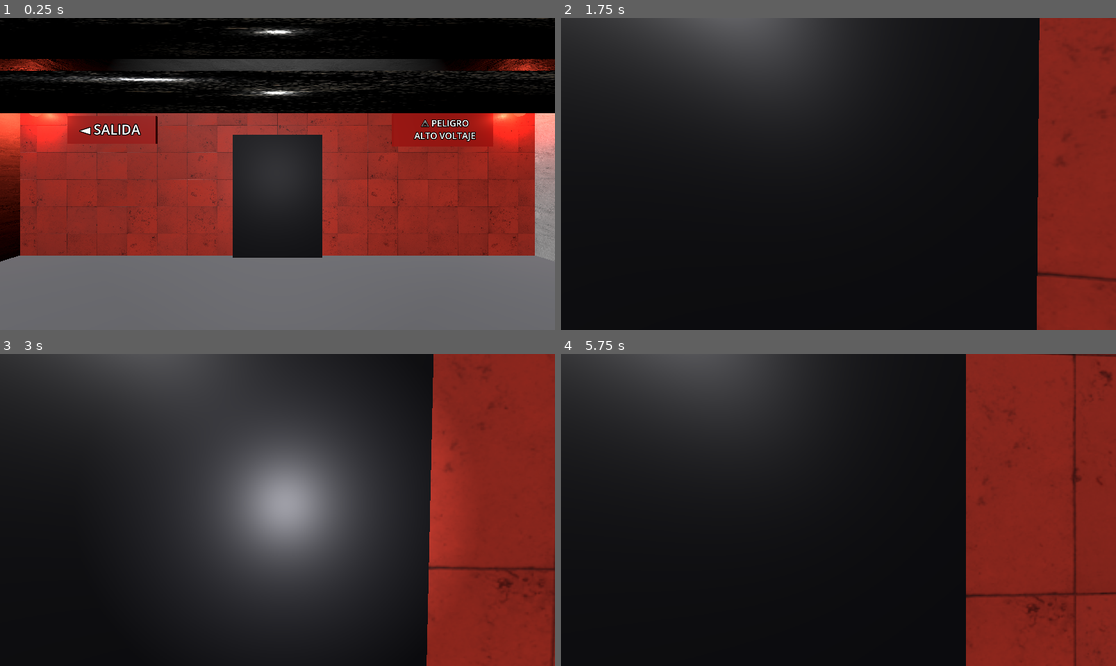
Above: before the commit, frames 1-4 (two rows, left to right).
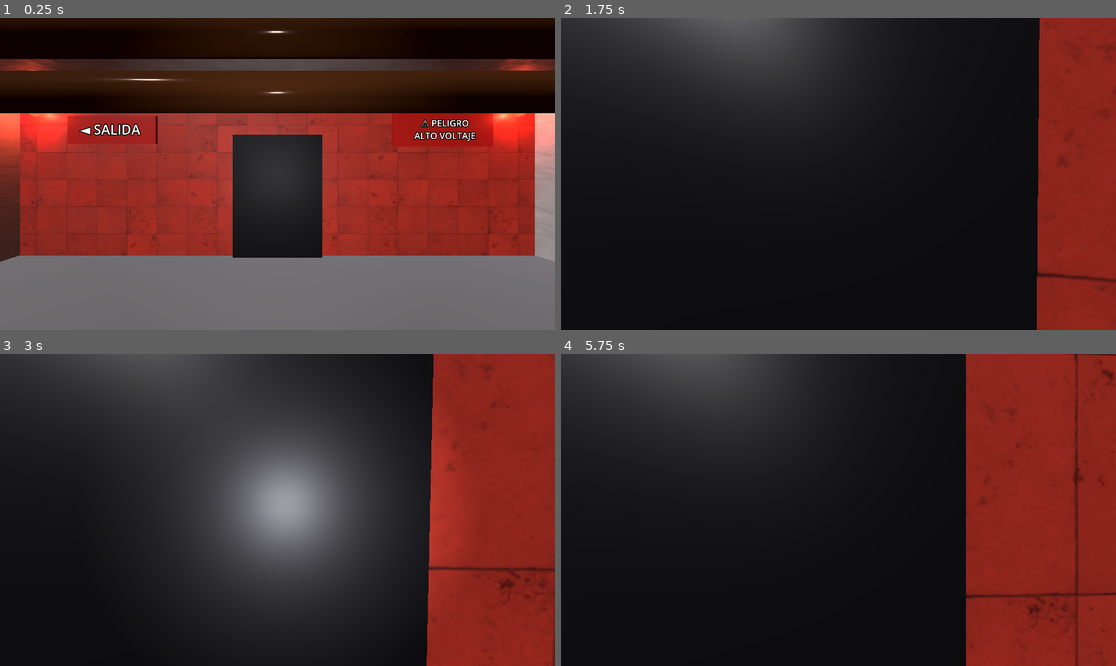
Above: after the commit, the same moments.

Repository: Gutixd/VideoGame-v1
Game: Godot game, scene res://scenes/main.tscn
Two runs of this game, one before a commit and one after it. Both use one fixed random seed, a clock stepped at 60 frames per second and the inputs below.
Inputs (mouse positions are in pixels of both pictures, inside the frame that each line leads up to):
- Up to frame 1 (0.25 s): no input
- Up to frame 2 (1.75 s): tap Enter at 0.5 s; move the mouse to (866, 174) at 0.52 s; hold W (move_forward) from 0.53 s (still down); tap E (interact) at 0.6 s; move the mouse to (810, 174) at 1.27 s; tap F (toggle_flashlight) at 1.35 s
- Up to frame 3 (3 s): keep holding W (move_forward); move the mouse to (288, 503) at 2.02 s; tap E (interact) at 2.1 s; move the mouse to (271, 516) at 2.77 s; tap F (toggle_flashlight) at 2.85 s
- Up to frame 4 (5.75 s): keep holding W (move_forward); move the mouse to (877, 513) at 3.52 s; tap E (interact) at 3.6, 5.1 s; move the mouse to (794, 506) at 4.27 s; tap F (toggle_flashlight) at 4.35 s; move the mouse to (844, 510) at 5.02 s

The runs differ from the first frame. In frame 1, 20% of the frame differs, in the area x 0-100%, y 0-79%; in frame 2, less than 0.1%; in frame 3, 0.2%; in frame 4, 0.8%.

Commit message:
Fase 3.3: Materials + corrected geometry for Andén Baquedano (Blender pipeline)
- New generar_materiales.py (bpy): rebuilds the station with corrected
  geometry and full PBR materials authored entirely in Blender:
  * Single Muro_Sur (7m, platform width only) replacing the two
    track-width pieces that wrongly blocked the descent point
  * Added long lateral walls (±7m) with Zócalo (cream tile) + Franja
    (ocre identifier band) split, missing from the original blockout
  * Real vaulted ceiling via bmesh: segmented circular arch (R≈21m,
    1.2m rise over 4.3m springline → 5.5m apex), replacing the
    blockout box
  * Reja_Tunel_Este repositioned to block the east track opening at
    pit height, not a full wall
  * Descenso_Via realigned to the actual platform/west-track edge
  * Rails (4), ballast material on both track pits, tactile strips,
    arrivals panel (casing + emissive screen)
  * All materials (hormigón, cerámica+franja, terrazo, balasto, metal)
    built as Blender node-based PBR materials reusing existing texture
    sets, embedded directly in the exported .glb — no Godot-side
    material scripting this time, per the Blender-first pipeline rule
- Downloaded 2 new CC0 texture sets (Terrazzo013 for floor, Gravel043
  for ballast), cleaned parallax/heightmap per the lesson learned in
  Sala Técnica (grazing-angle artifacts)
- Updated anden_baquedano.tscn: points to the new materiales.glb,
  collision rebuilt to match corrected geometry (single south wall,
  2 lateral walls, repositioned east gate, descent step)
- design_docs/MAPA_AndenBaquedano.md: added section 16 (errata de
  implementación) documenting every geometric correction and why,
  per the 'nunca improvisar, siempre documentar' rule
- Also includes Godot auto-generated .import sidecar files, and an
  earlier pending ambient-light tuning fix for Sala Técnica's main.tscn

Diff:
--- a/assets/textures/azulejo_rojo/Tiles141_1K-JPG.tres
+++ b/assets/textures/azulejo_rojo/Tiles141_1K-JPG.tres
@@ -11,7 +11,4 @@
 roughness_texture_channel = 4
 normal_texture = ExtResource("NormalGL")
 normal_enabled = true
-heightmap_texture = ExtResource("Displacement")
-heightmap_scale = 0.3
-heightmap_enabled = true
 uv1_scale = Vector3(3.0, 1.0, 1.0)
--- /dev/null
+++ b/assets/textures/balasto/Gravel043_1K-JPG.tres
@@ -0,0 +1,18 @@
+[gd_resource type="StandardMaterial3D" load_steps=6 format=3 uid="acg_zy1gkf23"]
+
+[ext_resource type="Texture2D" uid="uid://acg_5f9evnb4" id="Color" path="./Gravel043_1K-JPG_Color.jpg"]
+[ext_resource type="Texture2D" uid="uid://acg_ovf0dbgx" id="AmbientOcclusion" path="./Gravel043_1K-JPG_AmbientOcclusion.jpg"]
+[ext_resource type="Texture2D" uid="uid://acg_in18epwy" id="Displacement" path="./Gravel043_1K-JPG_Displacement.jpg"]
+[ext_resource type="Texture2D" uid="uid://acg_m32fuq4s" id="Roughness" path="./Gravel043_1K-JPG_Roughness.jpg"]
+[ext_resource type="Texture2D" uid="uid://acg_tp0jblud" id="NormalGL" path="./Gravel043_1K-JPG_NormalGL.jpg"]
+[resource]
+albedo_texture = ExtResource("Color")
+ao_enabled = true
+ao_texture = ExtResource("AmbientOcclusion")
+ao_texture_channel = 4
+roughness_texture = ExtResource("Roughness")
+roughness_texture_channel = 4
+normal_texture = ExtResource("NormalGL")
+normal_enabled = true
+roughness = 0.95
+uv1_scale = Vector3(8.0, 3.0, 1.0)
--- a/assets/textures/hormigon/Concrete034_1K-JPG.tres
+++ b/assets/textures/hormigon/Concrete034_1K-JPG.tres
@@ -10,7 +10,4 @@
 roughness_texture_channel = 4
 normal_texture = ExtResource("NormalGL")
 normal_enabled = true
-heightmap_texture = ExtResource("Displacement")
-heightmap_scale = 0.3
-heightmap_enabled = true
 uv1_scale = Vector3(3.0, 3.0, 1.0)
--- a/assets/textures/metal_oxidado/Metal063_1K-JPG.tres
+++ b/assets/textures/metal_oxidado/Metal063_1K-JPG.tres
@@ -6,15 +6,14 @@
 [ext_resource type="Texture2D" uid="uid://acg_ov63ndsf" id="Roughness" path="./Metal063_1K-JPG_Roughness.jpg"]
 [ext_resource type="Texture2D" uid="uid://acg_0xej6ri3" id="NormalGL" path="./Metal063_1K-JPG_NormalGL.jpg"]
 [resource]
+albedo_color = Color(0.75, 0.42, 0.22, 1.0)
 albedo_texture = ExtResource("Color")
 metallic_texture = ExtResource("Metalness")
-metallic = 1.0
+metallic = 0.4
 metallic_texture_channel = 4
+roughness = 0.7
 roughness_texture = ExtResource("Roughness")
 roughness_texture_channel = 4
 normal_texture = ExtResource("NormalGL")
 normal_enabled = true
-heightmap_texture = ExtResource("Displacement")
-heightmap_scale = 0.3
-heightmap_enabled = true
 uv1_scale = Vector3(2.0, 1.0, 1.0)
--- /dev/null
+++ b/assets/textures/terrazo_piso/Terrazzo013_1K-JPG.tres
@@ -0,0 +1,14 @@
+[gd_resource type="StandardMaterial3D" load_steps=5 format=3 uid="acg_zm3ik6lt"]
+
+[ext_resource type="Texture2D" uid="uid://acg_1if6qyrz" id="Color" path="./Terrazzo013_1K-JPG_Color.jpg"]
+[ext_resource type="Texture2D" uid="uid://acg_98k2oewf" id="Displacement" path="./Terrazzo013_1K-JPG_Displacement.jpg"]
+[ext_resource type="Texture2D" uid="uid://acg_4a7q0f8n" id="Roughness" path="./Terrazzo013_1K-JPG_Roughness.jpg"]
+[ext_resource type="Texture2D" uid="uid://acg_kdsel9gv" id="NormalGL" path="./Terrazzo013_1K-JPG_NormalGL.jpg"]
+[resource]
+albedo_texture = ExtResource("Color")
+roughness_texture = ExtResource("Roughness")
+roughness_texture_channel = 4
+normal_texture = ExtResource("NormalGL")
+normal_enabled = true
+roughness = 0.35
+uv1_scale = Vector3(6.0, 6.0, 1.0)
--- a/project.godot
+++ b/project.godot
@@ -19,6 +19,10 @@
 [audio]
 
 bus_layouts/default="res://assets/audio/default_bus_layout.tres"
+
+[filesystem]
+
+import/blender/enabled=false
 
 [input]
 
--- a/scenes/anden_baquedano.tscn
+++ b/scenes/anden_baquedano.tscn
@@ -1,6 +1,6 @@
-[gd_scene load_steps=10 format=3 uid="uid://bsye2ov4621r1"]
-
-[ext_resource type="PackedScene" path="res://assets/models/anden_baquedano/anden_baquedano_blockout.glb" id="GLB_blockout"]
+[gd_scene load_steps=13 format=3 uid="uid://bsye2ov4621r1"]
+
+[ext_resource type="PackedScene" path="res://assets/models/anden_baquedano/anden_baquedano_materiales.glb" id="GLB_materiales"]
 [ext_resource type="PackedScene" path="res://scenes/player.tscn" id="PackedScene_player"]
 
 [sub_resource type="Environment" id="Environment_anden"]
@@ -16,8 +16,14 @@
 [sub_resource type="BoxShape3D" id="Box_MuroNorte"]
 size = Vector3(14, 4.3, 0.5)
 
-[sub_resource type="BoxShape3D" id="Box_MuroSurEste"]
-size = Vector3(3.5, 4.3, 0.5)
+[sub_resource type="BoxShape3D" id="Box_MuroSur"]
+size = Vector3(7, 4.3, 0.5)
+
+[sub_resource type="BoxShape3D" id="Box_MuroLateral"]
+size = Vector3(0.4, 4.3, 55)
+
+[sub_resource type="BoxShape3D" id="Box_RejaTunelEste"]
+size = Vector3(3.5, 2.0, 0.1)
 
 [sub_resource type="BoxShape3D" id="Box_Columna"]
 size = Vector3(0.6, 4.3, 0.6)
@@ -28,9 +34,12 @@
 [sub_resource type="BoxShape3D" id="Box_Barrera"]
 size = Vector3(0.3, 1.0, 0.6)
 
+[sub_resource type="BoxShape3D" id="Box_Descenso"]
+size = Vector3(1.0, 1.1, 2.0)
+
 [node name="AndenBaquedano" type="Node3D"]
 
-[node name="Blockout" parent="." instance=ExtResource("GLB_blockout")]
+[node name="Geometria" parent="." instance=ExtResource("GLB_materiales")]
 
 [node name="WorldEnvironment" type="WorldEnvironment" parent="."]
 environment = SubResource("Environment_anden")
@@ -139,11 +148,35 @@
 [node name="CollisionShape3D" type="CollisionShape3D" parent="Colision/MuroNorte"]
 shape = SubResource("Box_MuroNorte")
 
-[node name="MuroSurEste" type="StaticBody3D" parent="Colision"]
-transform = Transform3D(1, 0, 0, 0, 1, 0, 0, 0, 1, 3.5, 2.15, 27.5)
-
-[node name="CollisionShape3D" type="CollisionShape3D" parent="Colision/MuroSurEste"]
-shape = SubResource("Box_MuroSurEste")
+[node name="MuroSur" type="StaticBody3D" parent="Colision"]
+transform = Transform3D(1, 0, 0, 0, 1, 0, 0, 0, 1, 0, 2.15, 27.5)
+
+[node name="CollisionShape3D" type="CollisionShape3D" parent="Colision/MuroSur"]
+shape = SubResource("Box_MuroSur")
+
+[node name="MuroLateralOeste" type="StaticBody3D" parent="Colision"]
+transform = Transform3D(1, 0, 0, 0, 1, 0, 0, 0, 1, -7, 2.15, 0)
+
+[node name="CollisionShape3D" type="CollisionShape3D" parent="Colision/MuroLateralOeste"]
+shape = SubResource("Box_MuroLateral")
+
+[node name="MuroLateralEste" type="StaticBody3D" parent="Colision"]
+transform = Transform3D(1, 0, 0, 0, 1, 0, 0, 0, 1, 7, 2.15, 0)
+
+[node name="CollisionShape3D" type="CollisionShape3D" parent="Colision/MuroLateralEste"]
+shape = SubResource("Box_MuroLateral")
+
+[node name="RejaTunelEste" type="StaticBody3D" parent="Colision"]
+transform = Transform3D(1, 0, 0, 0, 1, 0, 0, 0, 1, 5.25, -0.1, 27.6)
+
+[node name="CollisionShape3D" type="CollisionShape3D" parent="Colision/RejaTunelEste"]
+shape = SubResource("Box_RejaTunelEste")
+
+[node name="DescensoVia" type="StaticBody3D" parent="Colision"]
+transform = Transform3D(1, 0, 0, 0, 1, 0, 0, 0, 1, -3.75, -0.3, 25)
+
+[node name="CollisionShape3D" type="CollisionShape3D" parent="Colision/DescensoVia"]
+shape = SubResource("Box_Descenso")
 
 [node name="Columna_01" type="StaticBody3D" parent="Colision"]
 transform = Transform3D(1, 0, 0, 0, 1, 0, 0, 0, 1, 0, 2.15, -24)
--- a/scenes/main.tscn
+++ b/scenes/main.tscn
@@ -1,15 +1,23 @@
-[gd_scene load_steps=3 format=3 uid="uid://cf4plru5psk1n"]
+[gd_scene load_steps=4 format=3 uid="uid://cf4plru5psk1n"]
 
 [ext_resource type="PackedScene" path="res://scenes/player.tscn" id="PackedScene_player"]
 [ext_resource type="PackedScene" path="res://scenes/sala_tecnica.tscn" id="PackedScene_sala"]
 
+[sub_resource type="Environment" id="Environment_main"]
+background_mode = 1
+background_color = Color(0.02, 0.02, 0.02, 1.0)
+ambient_light_source = 2
+ambient_light_color = Color(0.4, 0.25, 0.22, 1.0)
+ambient_light_energy = 0.6
+
 [node name="Main" type="Node3D"]
 
 [node name="WorldEnvironment" type="WorldEnvironment" parent="."]
+environment = SubResource("Environment_main")
 
 [node name="DirectionalLight3D" type="DirectionalLight3D" parent="."]
 transform = Transform3D(0.707107, 0.5, -0.5, 0, 0.707107, 0.707107, 0.707107, -0.5, 0.5, 0, 5, 0)
-light_energy_multiplier = 2.0
+light_energy_multiplier = 1.3
 
 [node name="Player" parent="." instance=ExtResource("PackedScene_player")]
 transform = Transform3D(1, 0, 0, 0, 1, 0, 0, 0, 1, 0, 1.0, 0)
Not shown, added: assets/models/anden_baquedano/anden_baquedano_blockout.glb.import
Not shown, added: assets/textures/azulejo_rojo/Tiles141_1K-JPG_Color.jpg.import
Not shown, added: assets/textures/azulejo_rojo/Tiles141_1K-JPG_Displacement.jpg.import
Not shown, added: assets/textures/azulejo_rojo/Tiles141_1K-JPG_NormalGL.jpg.import
Not shown, added: assets/textures/azulejo_rojo/Tiles141_1K-JPG_Roughness.jpg.import
Binary file added: assets/textures/balasto/Gravel043_1K-JPG_AmbientOcclusion.jpg
Binary file added: assets/textures/balasto/Gravel043_1K-JPG_Color.jpg
Binary file added: assets/textures/balasto/Gravel043_1K-JPG_Displacement.jpg
Binary file added: assets/textures/balasto/Gravel043_1K-JPG_NormalGL.jpg
Binary file added: assets/textures/balasto/Gravel043_1K-JPG_Roughness.jpg
Not shown, added: assets/textures/hormigon/Concrete034_1K-JPG_Color.jpg.import
Not shown, added: assets/textures/hormigon/Concrete034_1K-JPG_Displacement.jpg.import
(and 15 more such lines)
